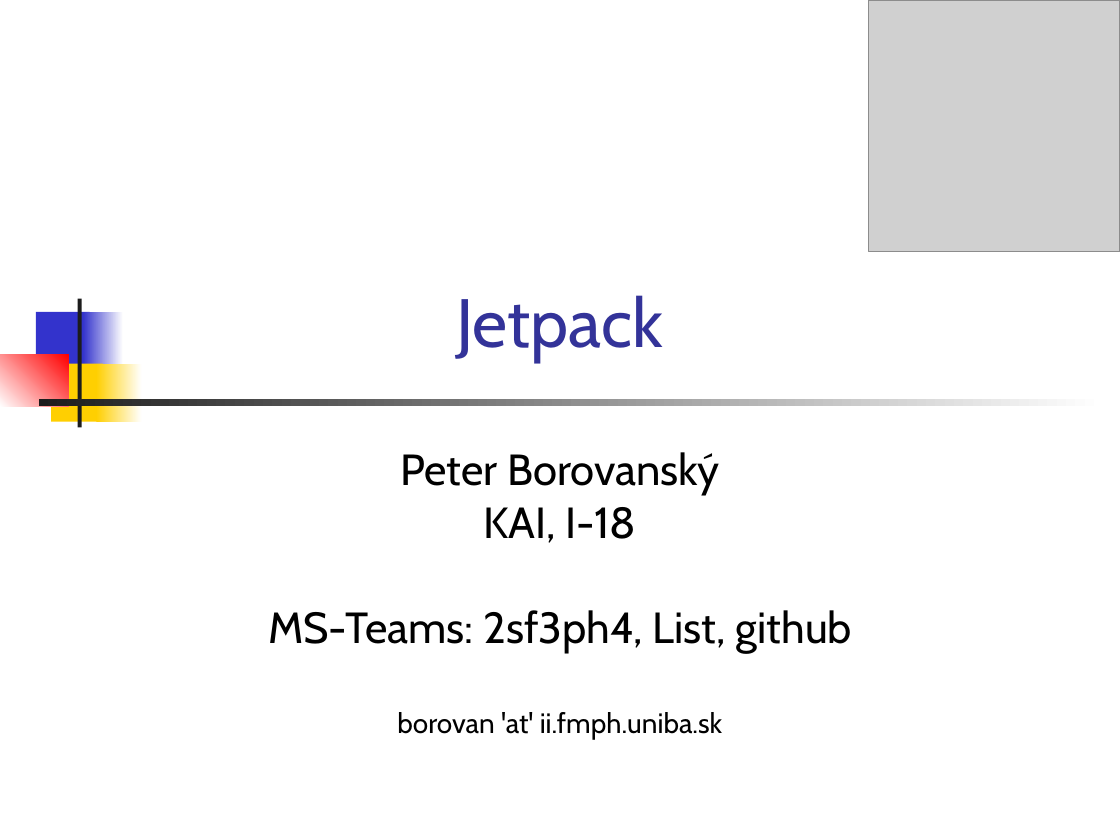
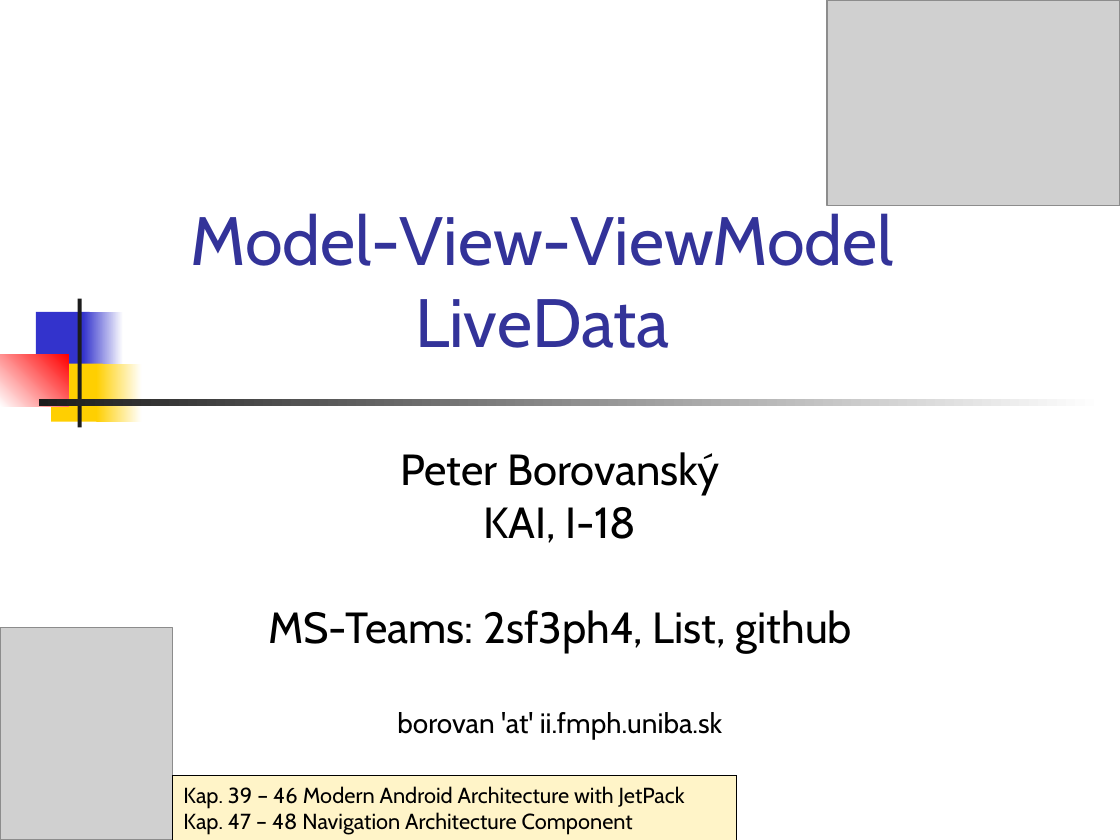
Before and after one commit to vmandro/Prednasky, a slide deck: slide 1 of 07/07_Android.ppt. Drawn at 1120x840 pixels with LibreOffice and Linux fonts; fonts in the diff are those of the drawing; grey boxes stand for pictures. Boxes give left, top, right and bottom in pixels: in the first picture for what was removed or moved away, otherwise in the second. Text is boxed around its words. In the diff, an @@ line names an element or a change of style, - is before the commit and + after.

```diff
--- a/07/07_Android.ppt
+++ b/07/07_Android.ppt
@@ picture: place and size @@
-picture at (869, 0, 1120, 251)
+picture at (827, 0, 1120, 206)
@@ title added at (190, 213, 894, 348), 44 pt, text #333399 @@
+Model-View-ViewModel
+LiveData
@@ title removed at (456, 295, 663, 363) @@
-Jetpack
@@ picture added at (0, 627, 172, 840) @@
@@ rectangle added at (172, 776, 737, 840), fill #FFF4C8, outline #000000 0.74 pt, 14 pt, text #000000 @@
+Kap. 39 – 46 Modern Android Architecture with JetPack
+Kap. 47 – 48 Navigation Architecture Component
```
Also in this commit, not shown: 14 other slides changed, 14 slides added, 2 slides removed, 1 other file.
